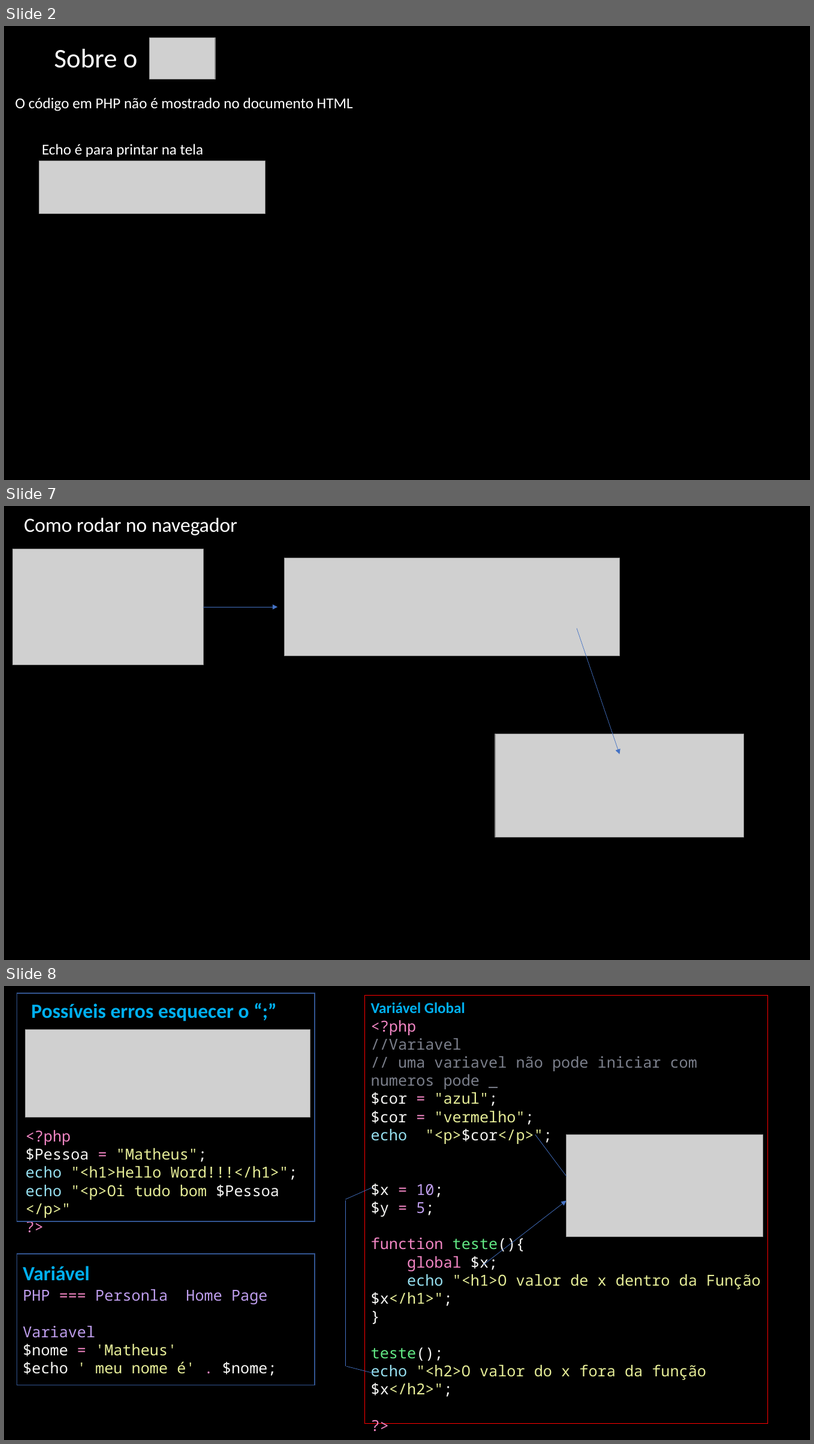
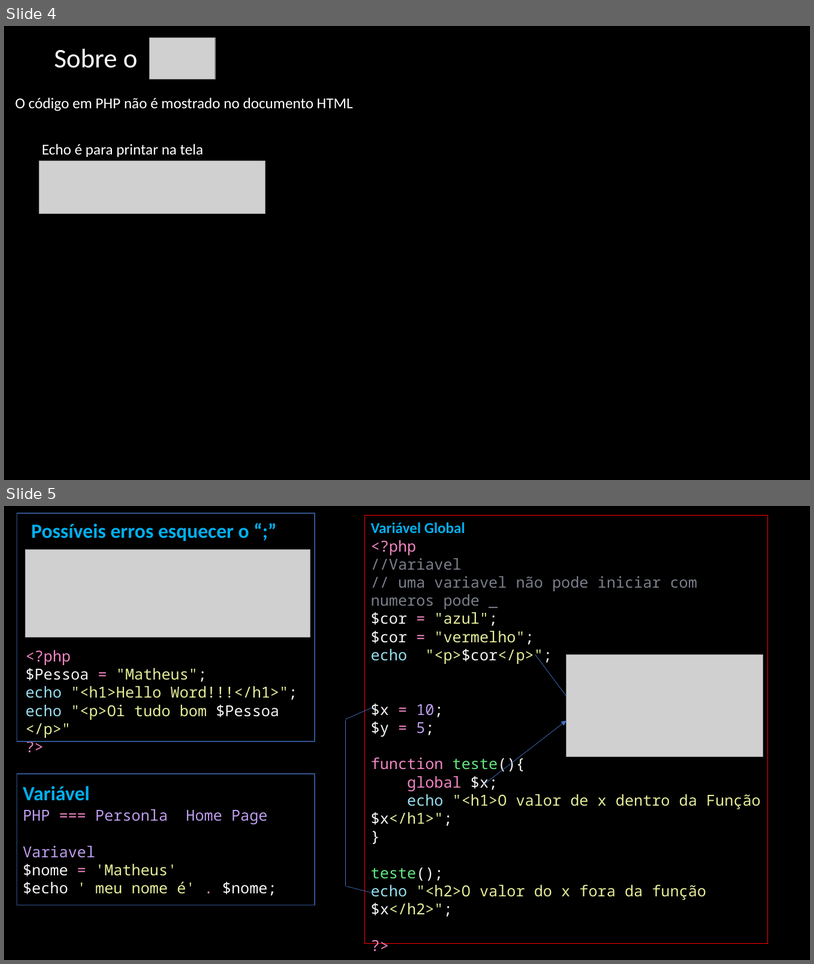
Before and after one commit to math-rocha-coder/PHP_Praticando, a slide deck: Introdução.pptx. Shown one above the other, each under a label of ours: slides 2, 7 and 8 before the commit, slides 4 and 5 after it; the slides between them are not shown. The pictures are 814x1444 and 814x964 pixels, drawn with LibreOffice and Linux fonts; fonts in the diff are those of the drawing; grey boxes stand for pictures. Boxes give left, top, right and bottom in pixels: in the first picture for what was removed or moved away, otherwise in the second. Text is boxed around its words. In the diff, an @@ line names an element or a change of style, - is before the commit and + after.

```diff
--- a/Introdução.pptx
+++ b/Introdução.pptx
@@ slide 7 removed at box(4, 506, 810, 960), background #000000 @@
@@ text removed at box(24, 517, 237, 535) @@
-Como rodar no navegador
@@ picture removed at box(13, 549, 204, 665) @@
@@ picture removed at box(285, 558, 620, 656) @@
@@ arrow removed from (204, 607) to (278, 607) @@
@@ arrow removed from (577, 628) to (620, 754) @@
@@ picture removed at box(496, 734, 744, 837) @@
@@ what was slide 2 is now slide 4 @@
@@ what was slide 8 is now slide 5 @@
```
Also in this commit, not shown: 1 slide added, 3 other files.
